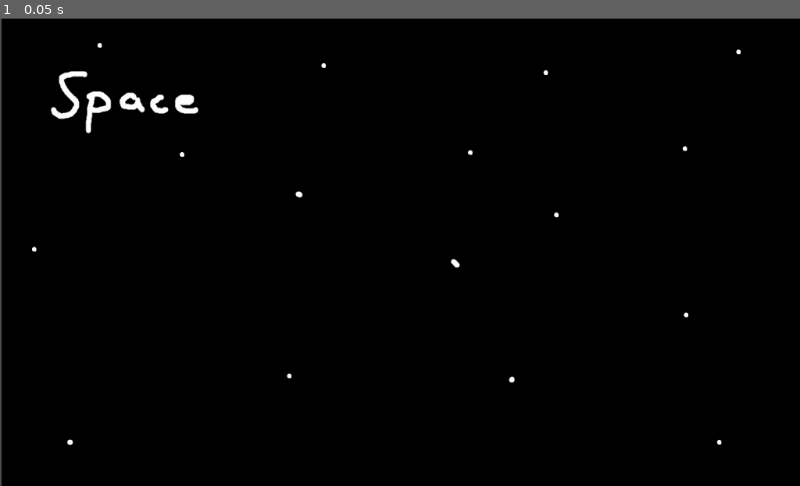
Above: before the commit, frame 1.
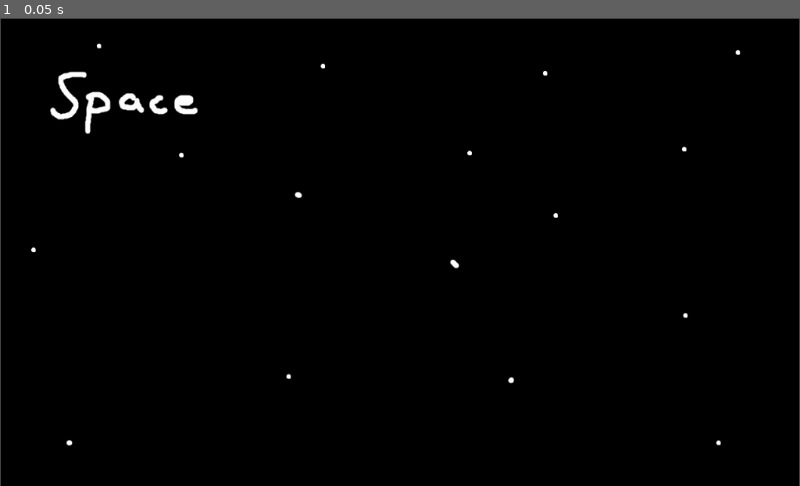
Above: after the commit, the same moment.

Repository: ynneB98/ProjectW
Game: Godot game, scene res://mainScene.tscn
Same seed, same stepped clock (60 frames per second), same inputs: the game is played once before the commit and once after it.
Inputs:
- Up to frame 1 (0.05 s): no input

The runs differ from the first frame. In frame 1, 0.6% of the frame differs, in the area x 0-100%, y 0-100%.

Commit message:
Created First Station Tiles/Scenes
+ Folders for Station Scenes and Tiles
+ Added first Collision Scene

Diff:
--- /dev/null
+++ b/Station_Scenes/Station_Tile_1.tscn
@@ -0,0 +1,10 @@
+[gd_scene load_steps=2 format=2]
+
+[sub_resource type="RectangleShape2D" id=1]
+extents = Vector2( 16, 16 )
+
+[node name="Area2D" type="Area2D"]
+
+[node name="CollisionShape2D" type="CollisionShape2D" parent="."]
+position = Vector2( 16, 16 )
+shape = SubResource( 1 )
--- a/mainScene.tscn
+++ b/mainScene.tscn
@@ -5,6 +5,10 @@
 [node name="Main Scene" type="Node2D"]
 
 [node name="Space" type="Sprite" parent="."]
-position = Vector2( 512.889, 300.25 )
+position = Vector2( 512, 301 )
 scale = Vector2( 0.798611, 0.832639 )
 texture = ExtResource( 1 )
+
+[node name="Timer" type="Timer" parent="."]
+wait_time = 1.668
+autostart = true
